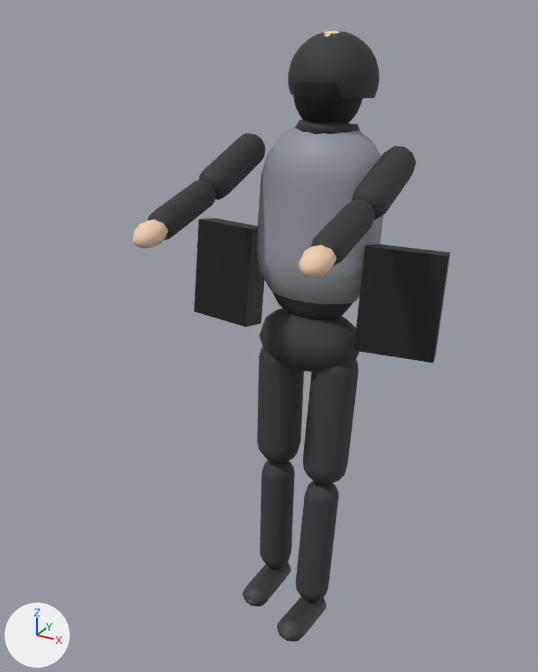
Two versions of the glTF model city-hold/public/models/placeholder/char_looter_08_padded_vest_bags.glb, one commit apart.
One viewpoint serves both versions: a 50 mm camera at (0.901, -1.896, 1.819) aimed at (-0.043, -0.181, 0.961). Lighting does not change. The marker at lower left points along +X, +Y and +Z. The first picture is the older version. Both versions are drawn at frame 36 of the action 'held'; the numbers are the values there.

The older version as bpy lines, for what is in view:
```python
me_mesh_5 = bpy.data.meshes.new('Mesh_5')
me_mesh_5.from_pydata(...)  # 136 vertices, 238 faces; spans x -0.189..0.189, y -0.126..0.126, z 0.035..0.605
me_mesh_5.materials.append(mat_material_3)  # grey #91969f
ob_arml = bpy.data.objects.new('armL', None)
ob_arml.parent = ob_torso
ob_arml.location = (-0.245, 0.0, 0.54)
ob_arml.rotation_euler = (-1.098, 0.0, 0.0)  # degrees (-63, 0, 0)
ob_armr = bpy.data.objects.new('armR', None)
ob_armr.parent = ob_torso
ob_armr.location = (0.245, 0.0, 0.54)
ob_armr.rotation_euler = (-1.098, 0.0, 0.0)  # degrees (-63, 0, 0)
ob_head = bpy.data.objects.new('head', None)
ob_head.parent = ob_torso
ob_head.location = (0.0, 0.0, 0.66)
ob_head.rotation_euler = (0.0791, 0.0, 0.0)  # degrees (4.5, 0, 0)
ob_legl = bpy.data.objects.new('legL', None)
ob_legl.parent = ob_hips
ob_legl.location = (-0.1, 0.0, -0.02)
ob_legl.rotation_euler = (-0.0484, 0.0, 0.0)  # degrees (-2.8, 0, 0)
ob_mesh_5 = bpy.data.objects.new('Mesh_5', me_mesh_5)
ob_mesh_5.parent = ob_torso
ob_mesh_5.location = (0.0, 0.0, 0.0)
ob_mesh_5.scale = (1.08, 1.12, 1.04)
ob_torso = bpy.data.objects.new('torso', None)
ob_torso.parent = ob_hips
ob_torso.location = (0.0, 0.0, 0.06)
ob_torso.rotation_euler = (-0.158, 0.0, 0.0)  # degrees (-9.1, 0, 0)
# also in view: 'Mesh_3.001' at (0.094, -0.202, -0.001); 'Mesh_14.001' at (0.23, -0.454, 1.304); 'Mesh_12' at (-0.23, -0.054, 1.406); 'Mesh_11' at (0.0, 0.083, 1.574); 'Mesh_1' at (-0.094, -0.01, 0.658)
```
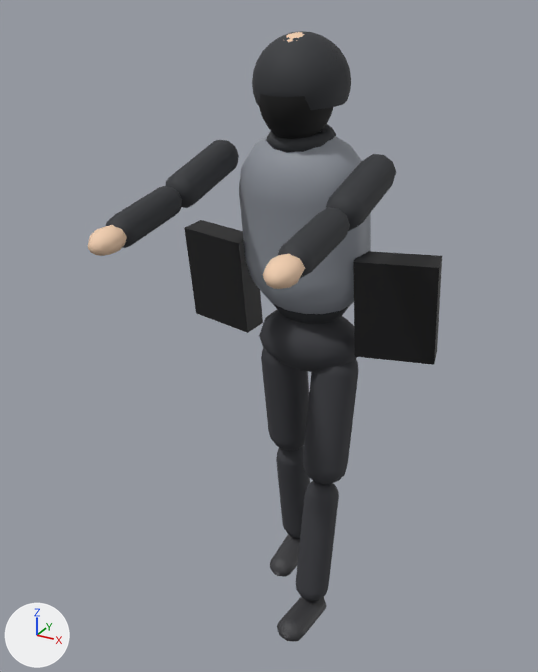
Not drawn themselves, but carrying or shaping drawn objects: ob_legl, ob_torso, ob_head, ob_arml, ob_armr.

Diff of the bpy script that builds the scene:
```diff
--- a/city-hold/public/models/placeholder/char_looter_08_padded_vest_bags.glb.py
+++ b/city-hold/public/models/placeholder/char_looter_08_padded_vest_bags.glb.py
@@ ob_legl @@
 ob_legl.location = (-0.1, 0.0, -0.02)
-ob_legl.rotation_euler = (-0.0484, 0.0, 0.0)  # degrees (-2.8, 0, 0)
+ob_legl.rotation_euler = (0.165, 0.0, 0.0)  # degrees (9.5, 0, 0)
@@ ob_torso @@
 ob_torso.location = (0.0, 0.0, 0.06)
-ob_torso.rotation_euler = (-0.158, 0.0, 0.0)  # degrees (-9.1, 0, 0)
+ob_torso.rotation_euler = (0.147, 0.0, 0.0)  # degrees (8.4, 0, 0)
@@ ob_head @@
 ob_head.location = (0.0, 0.0, 0.66)
-ob_head.rotation_euler = (0.0791, 0.0, 0.0)  # degrees (4.5, 0, 0)
+ob_head.rotation_euler = (-0.0733, 0.0, 0.0)  # degrees (-4.2, 0, 0)
@@ ob_arml @@
 ob_arml.location = (-0.245, 0.0, 0.54)
-ob_arml.rotation_euler = (-1.098, 0.0, 0.0)  # degrees (-63, 0, 0)
+ob_arml.rotation_euler = (-1.446, 0.0, 0.0)  # degrees (-83, 0, 0)
@@ ob_armr @@
 ob_armr.location = (0.245, 0.0, 0.54)
-ob_armr.rotation_euler = (-1.098, 0.0, 0.0)  # degrees (-63, 0, 0)
+ob_armr.rotation_euler = (-1.446, 0.0, 0.0)  # degrees (-83, 0, 0)
```

Boxes (x1, y1, x2, y2) around the edits, measured in the pictures (538 x 672 px):
'Mesh_5', turned
    before: (256, 127, 383, 304)
    after: (239, 131, 371, 314)
'Mesh_15.001', turned
    before: (354, 244, 450, 363)
    after: (353, 251, 442, 365)
'Mesh_10', turned
    before: (288, 31, 379, 98)
    after: (252, 31, 351, 110)
'Mesh_15', turned
    before: (194, 218, 264, 327)
    after: (184, 220, 263, 333)
'Mesh_1', turned
    before: (257, 347, 304, 463)
    after: (261, 348, 309, 451)
'Mesh_2', turned
    before: (260, 460, 295, 568)
    after: (276, 446, 310, 538)
'Mesh_12.001', turned
    before: (351, 146, 416, 220)
    after: (326, 154, 396, 231)
'Mesh_12', turned
    before: (199, 133, 266, 200)
    after: (165, 140, 239, 208)
'Mesh_11', turned
    before: (293, 82, 363, 123)
    after: (259, 94, 333, 139)
'Mesh_13.001', turned
    before: (311, 199, 375, 266)
    after: (278, 207, 350, 278)
'Mesh_13', turned
    before: (148, 180, 216, 240)
    after: (106, 186, 182, 248)
'Mesh_14.001', turned
    before: (298, 245, 337, 278)
    after: (263, 254, 305, 289)
'Mesh_3', turned
    before: (243, 562, 291, 607)
    after: (270, 534, 300, 577)
'Mesh_14', turned
    before: (133, 219, 168, 248)
    after: (88, 225, 127, 256)
'Mesh_8', turned
    before: (295, 120, 361, 134)
    after: (266, 124, 336, 153)
'Mesh_4', turned
    before: (272, 291, 353, 320)
    after: (273, 304, 349, 324)
'Mesh_9', turned (mostly hidden)
    before: (324, 30, 339, 37)
    after: (286, 32, 305, 42)
